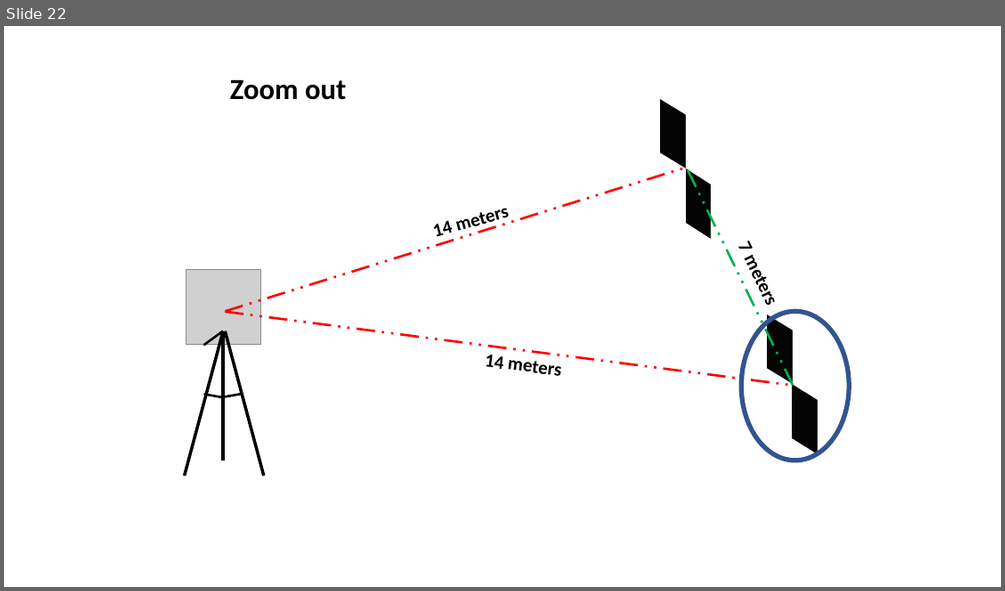
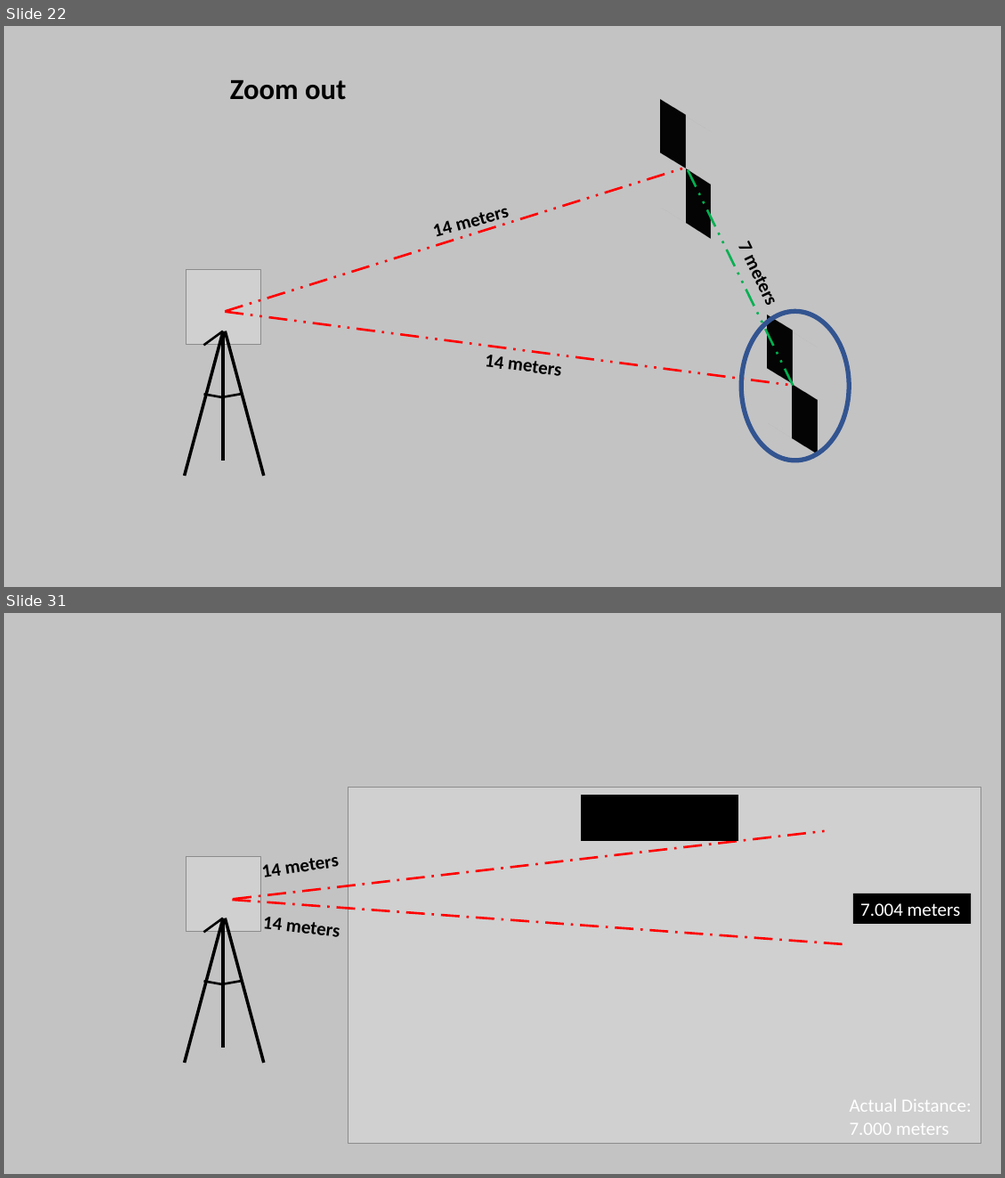
Before and after one commit to Kwintonium/efovee, a slide deck: images/Animation_Request.pptx. Shown one above the other, each under a label of ours: slide 22 before the commit, slides 22 and 31 after it; the slides between them are not shown. The pictures are 1005x591 and 1005x1178 pixels, drawn with LibreOffice and Linux fonts; fonts in the diff are those of the drawing; grey boxes stand for pictures. Boxes give left, top, right and bottom in pixels: in the first picture for what was removed or moved away, otherwise in the second. Text is boxed around its words. In the diff, an @@ line names an element or a change of style, - is before the commit and + after.

```diff
--- a/images/Animation_Request.pptx
+++ b/images/Animation_Request.pptx
@@ slide 31 added at bbox=[4, 613, 1001, 1174], background #C3C3C4 @@
@@ picture added at bbox=[348, 787, 980, 1143] @@
@@ rectangle added at bbox=[582, 795, 737, 840], fill #000000, outline #000000 1 pt @@
@@ line added from (233, 899) to (825, 831), #FF0000 2.25 pt dashed @@
@@ picture added at bbox=[186, 856, 260, 931] @@
@@ text added at bbox=[263, 863, 282, 877], 18 pt, text #000000, bold @@
+14 meters
@@ line added from (232, 900) to (849, 944), #FF0000 2.25 pt dashed @@
@@ rectangle added at bbox=[853, 893, 971, 924], fill #000000, 18 pt, text #FFFFFF @@
+7.004 meters
@@ line added from (184, 1062) to (223, 918), #000000 3 pt @@
@@ line added from (223, 918) to (203, 933), #000000 2.25 pt @@
@@ line added from (223, 1047) to (223, 918), #000000 3 pt @@
@@ line added from (264, 1062) to (226, 918), #000000 3 pt @@
@@ text added at bbox=[262, 916, 339, 937], 18 pt, text #000000, bold @@
+14 meters
@@ line added from (223, 985) to (203, 981), #000000 2.25 pt @@
@@ line added from (243, 981) to (223, 984), #000000 2.25 pt @@
@@ text added at bbox=[850, 1099, 971, 1135], 18 pt, text #FFFFFF @@
+Actual Distance: 7.000 meters
@@ slide 22 changed as well @@
@@ background #FFFFFF to #C3C3C4 @@
```
Also in this commit, not shown: 24 other slides changed, 15 other slides added, 28 other files.
